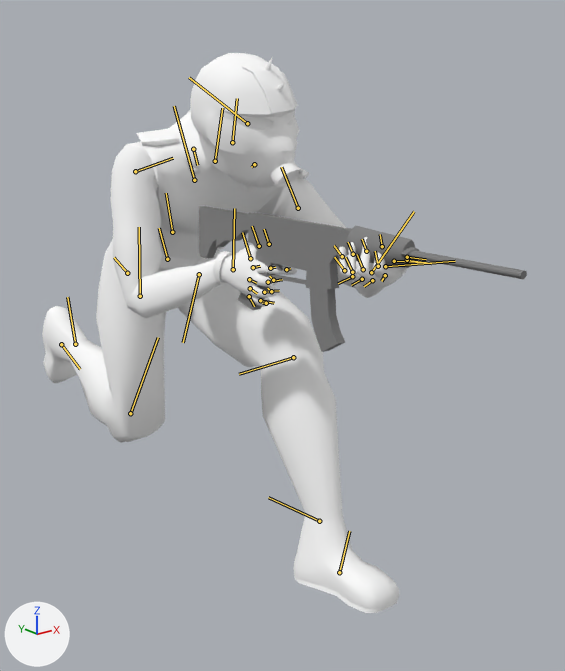
The Blender file Building Playful Worlds 2 Project/Assets_Blend/spacePirate.blend: old version first, new version second.
Before and after are seen from a 50 mm camera at (-1.16, -2.0, 1.45) aimed at (0.14, -0.39, 0.8). Lighting does not change. The marker at lower left points along +X, +Y and +Z. Both versions are drawn at frame 220 of the action 'ArmatureAction'; the numbers are the values there. The bones that bend it are drawn over the model as lines.

The first picture shows 'spacePirate', 'spacePirate_Weapon'.
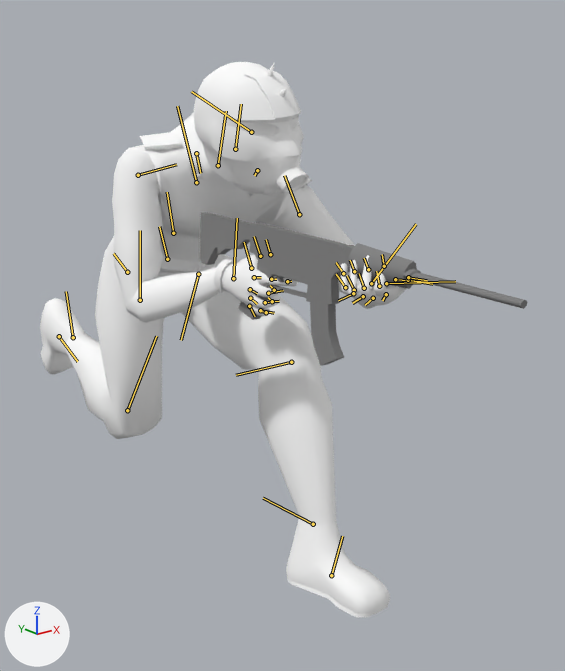
What differs and where, as boxes (x1, y1, x2, y2) in the pictures (565 x 671 px):
'spacePirate', posed
    before: (42, 53, 407, 613)
    after: (40, 62, 407, 617)
'spacePirate_Weapon', posed
    before: (199, 206, 527, 352)
    after: (200, 213, 527, 366)
bone 'Hips', root to tip
    before: (167, 259) to (159, 228)
    after: (167, 259) to (159, 226)
bone 'Head', root to tip
    before: (247, 123) to (189, 77)
    after: (251, 132) to (191, 91)

The edits, one by one:
Bone 'Hips' (bone_hips) turns from (26, 6, -19) to (28, 6, -19) degrees about its own x, y and z.
Bone 'Head' (bone_head) turns from (-36, 15, 32) to (-42, 15, 32) degrees about its own x, y and z.
